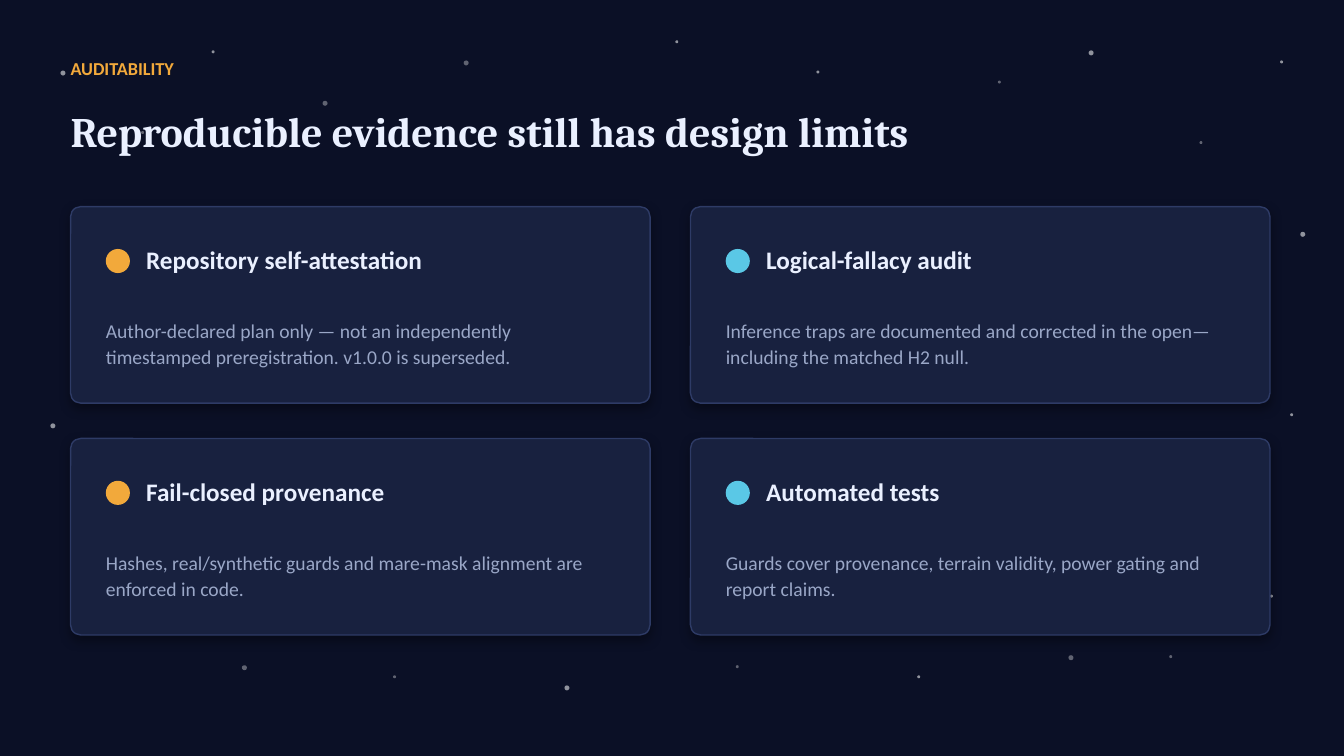
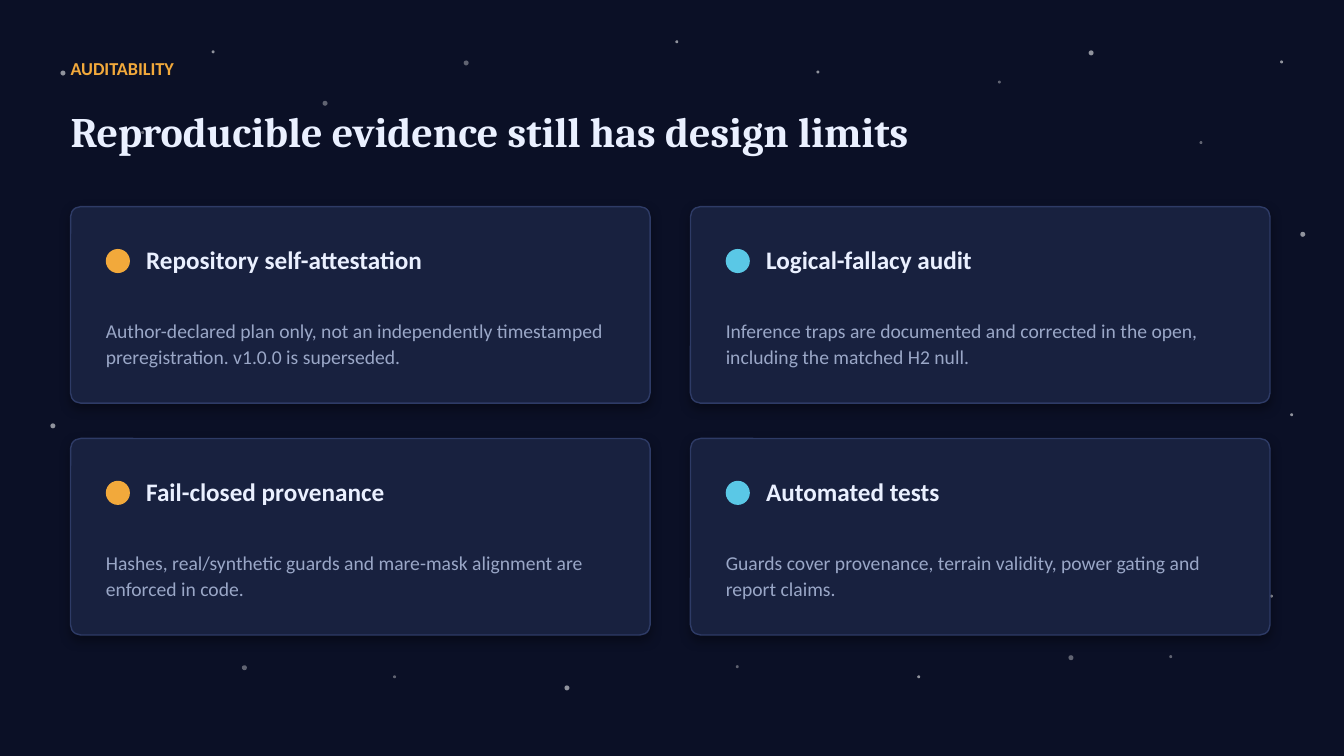
Before and after one commit to lemoon01110/Lunar-Titanium-Magnetism, a slide deck: slide 8 of Paper-and-Pitch/Pitch.pptx. Drawn at 1344x756 pixels with LibreOffice and Linux fonts; fonts in the diff are those of the drawing. Boxes give left, top, right and bottom in pixels: in the first picture for what was removed or moved away, otherwise in the second. Text is boxed around its words. In the diff, an @@ line names an element or a change of style, - is before the commit and + after.

```diff
--- a/Paper-and-Pitch/Pitch.pptx
+++ b/Paper-and-Pitch/Pitch.pptx
@@ text at (106,324,603,368): text changed @@
-Author-declared plan only — not an independently timestamped preregistration. v1.0.0 is superseded.
+Author-declared plan only, not an independently timestamped preregistration. v1.0.0 is superseded.
@@ text at (726,324,1198,368): text changed @@
-Inference traps are documented and corrected in the open—including the matched H2 null.
+Inference traps are documented and corrected in the open, including the matched H2 null.
```
Also in this commit, not shown: 9 other slides changed, 14 other files.
